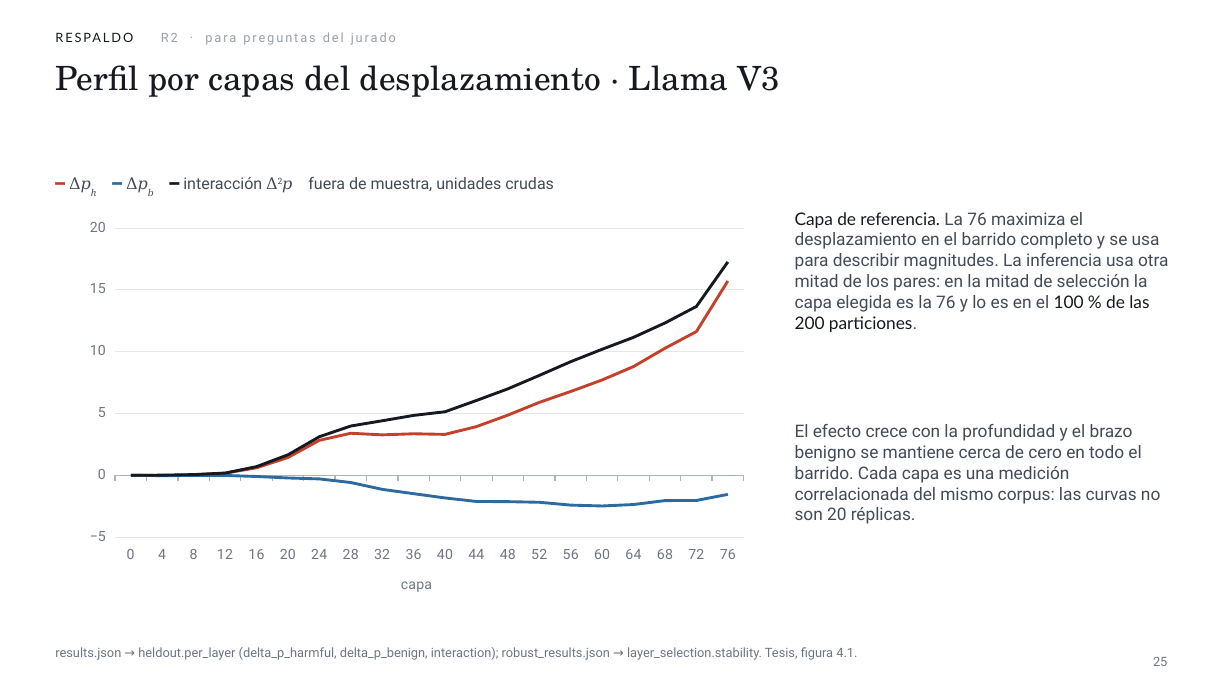
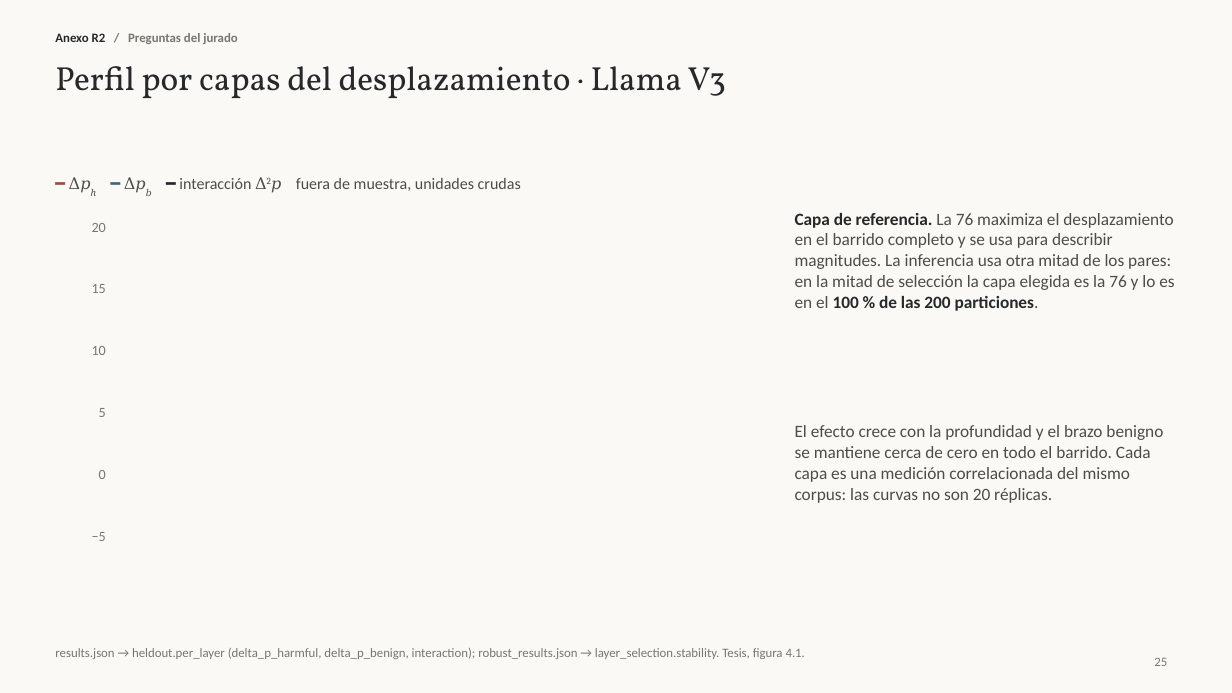
Before and after one commit to JEstebanBav/agentic-safety-probe, a slide deck: slide 25 of docs/sustentacion/Sustentacion_Espitia_Leiva.pptx. Drawn at 1232x693 pixels with LibreOffice and Linux fonts; fonts in the diff are those of the drawing. Boxes give left, top, right and bottom in pixels: in the first picture for what was removed or moved away, otherwise in the second. Text is boxed around its words. In the diff, an @@ line names an element or a change of style, - is before the commit and + after.

```diff
--- a/docs/sustentacion/Sustentacion_Espitia_Leiva.pptx
+++ b/docs/sustentacion/Sustentacion_Espitia_Leiva.pptx
@@ background #FFFFFF to #FAF9F6 @@
@@ title "Perfil por capas del desplazamiento ..." at box(55, 66, 726, 98): font TeX Gyre Schola to Vollkorn, text colour #161A20 to #26282A @@
@@ text at box(55, 33, 237, 44): text changed; font Roboto to Calibri; text colour #9AA1AA to #77766F; bold on @@
-RESPALDO R2 · para preguntas del jurado
+Anexo R2 / Preguntas del jurado
@@ text "━ Δ𝑝ℎ ━ Δ𝑝𝑏 ━ ..." at box(179, 178, 521, 191): font Roboto to Calibri in "━ ━ ━ interacción fuera de muestra, ..."; text colour #C4402A to #A14F3D, text colour #2D6A9F to #416879, text colour #161A20 to #26282A in "━"; text colour #434B57 to #4C4D4A @@
@@ line chart removed at box(55, 208, 758, 615) @@
-categories: 0, 4, 8, 12, 16, 20, 24, 28, 32, 36, 40, 44, 48, 52, 56, 60, 64, 68, 72, 76
-Series 1: 0, 0, 0, 0.2, 0.6, 1.4, 2.8, 3.4, 3.3, 3.4, 3.3, 3.9, 4.9, 5.9, 6.8, 7.7, 8.8, 10.3, 11.6, 15.7
-Series 2: 0, 0, 0, 0, -0.1, -0.2, -0.3, -0.6, -1.1, -1.5, -1.8, -2.1, -2.1, -2.2, -2.4, -2.5, -2.4, -2, -2, -1.5
-Series 3: 0, 0, 0.1, 0.2, 0.7, 1.7, 3.1, 4, 4.4, 4.8, 5.1, 6.1, 7, 8.1, 9.2, 10.2, 11.2, 12.3, 13.7, 17.3
@@ text "Capa de referencia. La 76 ..." at box(795, 213, 1174, 311): font Lato to Calibri, text colour #161A20 to #26282A, bold on in "Capa de referencia. 100 % de las ..."; font Roboto to Calibri, text colour #434B57 to #4C4D4A in "La 76 maximiza el desplazamiento en el ..." @@
@@ text "El efecto crece con la ..." at box(795, 425, 1163, 503): font Roboto to Calibri, text colour #434B57 to #4C4D4A @@
@@ font Roboto to Calibri, text colour #6E7682 to #77766F in 8 elements at box(92, 532, 106, 541), box(99, 470, 106, 479), box(99, 408, 106, 417), box(92, 346, 106, 355), box(92, 284, 106, 293), box(92, 223, 106, 232), box(55, 648, 805, 659), box(1154, 658, 1167, 666) @@
```
Also in this commit, not shown: 31 other slides changed, 4 slides added, 3 slides removed, 21 other files.
